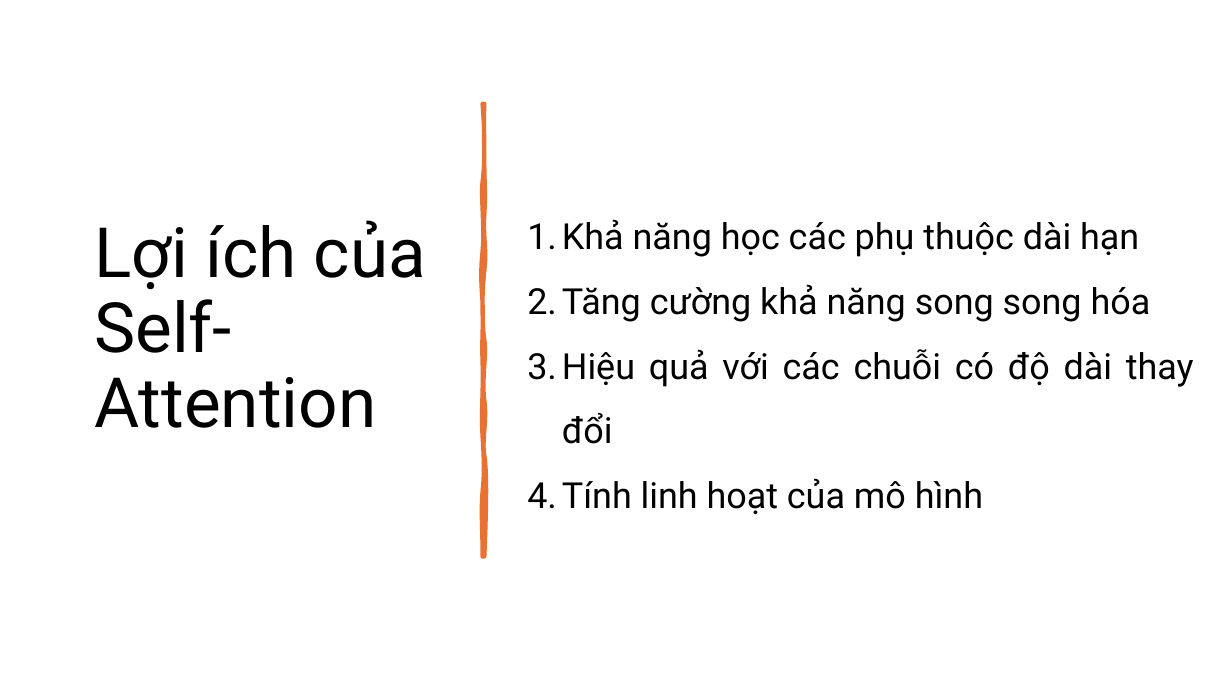
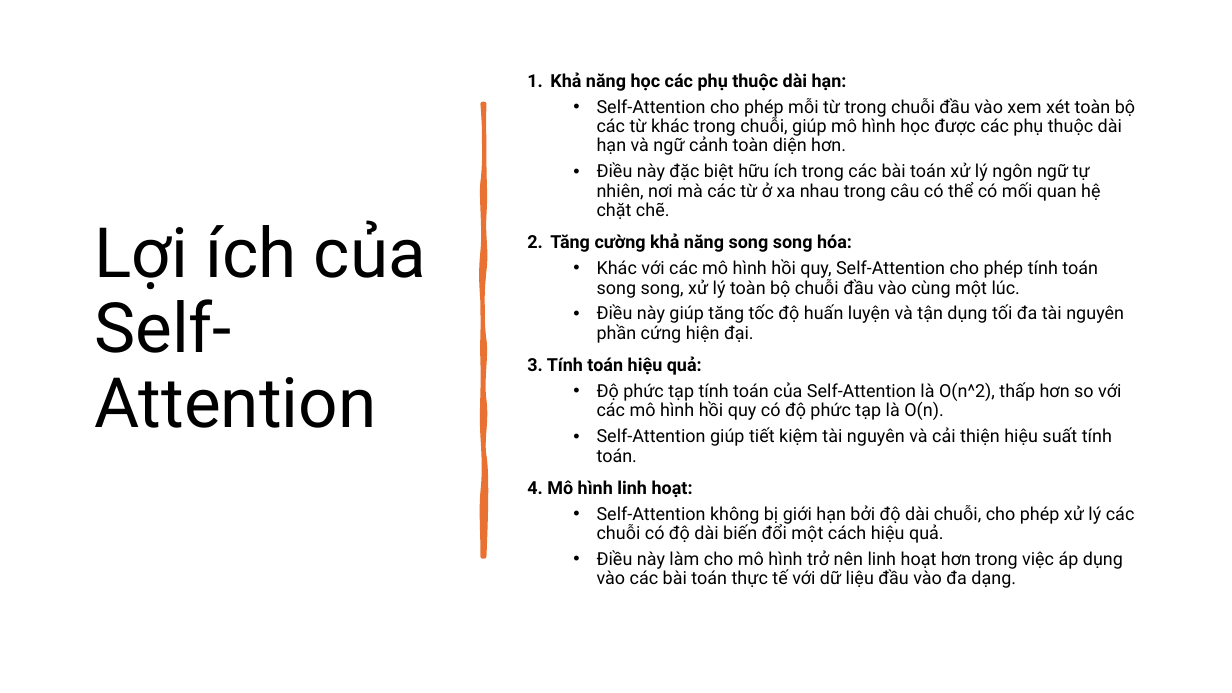
Before and after one commit to thanhtai9606/lab-master, a slide deck: slide 10 of lab/t5 deep learning/Attention Is All You Need.pptx. Drawn at 1232x693 pixels with LibreOffice and Linux fonts; fonts in the diff are those of the drawing. Boxes give left, top, right and bottom in pixels: in the first picture for what was removed or moved away, otherwise in the second. Text is boxed around its words. In the diff, an @@ line names an element or a change of style, - is before the commit and + after.

```diff
--- a/lab/t5 deep learning/Attention Is All You Need.pptx
+++ b/lab/t5 deep learning/Attention Is All You Need.pptx
@@ text added at [527, 72, 1135, 588], 14 pt, text #000000 @@
+1. Khả năng học các phụ thuộc dài hạn:
+  • Self-Attention cho phép mỗi từ trong chuỗi đầu vào xem xét toàn bộ các từ khác trong chuỗi, giúp mô hình học được các phụ thuộc dài hạn và ngữ cảnh toàn diện hơn.
+  • Điều này đặc biệt hữu ích trong các bài toán xử lý ngôn ngữ tự nhiên, nơi mà các từ ở xa nhau trong câu có thể có mối quan hệ chặt chẽ.
+2. Tăng cường khả năng song song hóa:
+  • Khác với các mô hình hồi quy, Self-Attention cho phép tính toán song song, xử lý toàn bộ chuỗi đầu vào cùng một lúc.
+  • Điều này giúp tăng tốc độ huấn luyện và tận dụng tối đa tài nguyên phần cứng hiện đại.
+3. Tính toán hiệu quả:
+  • Độ phức tạp tính toán của Self-Attention là O(n^2), thấp hơn so với các mô hình hồi quy có độ phức tạp là O(n).
+  • Self-Attention giúp tiết kiệm tài nguyên và cải thiện hiệu suất tính toán.
+4. Mô hình linh hoạt:
+  • Self-Attention không bị giới hạn bởi độ dài chuỗi, cho phép xử lý các chuỗi có độ dài biến đổi một cách hiệu quả.
+  • Điều này làm cho mô hình trở nên linh hoạt hơn trong việc áp dụng vào các bài toán thực tế với dữ liệu đầu vào đa dạng.
@@ text removed at [562, 219, 1194, 514] @@
-1. Khả năng học các phụ thuộc dài hạn
-2. Tăng cường khả năng song song hóa
-3. Hiệu quả với các chuỗi có độ dài thay đổi
-4. Tính linh hoạt của mô hình
```
Also in this commit, not shown: 13 other slides changed, 4 other files.
